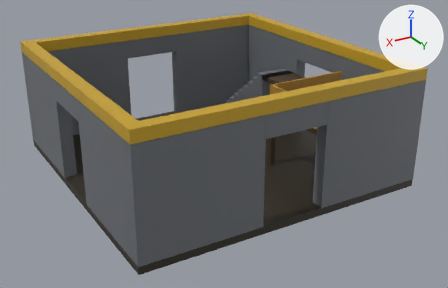
Two versions of the FBX model Assets/_Project/Art/Models/Castle/KeepStairwell.fbx, one commit apart.
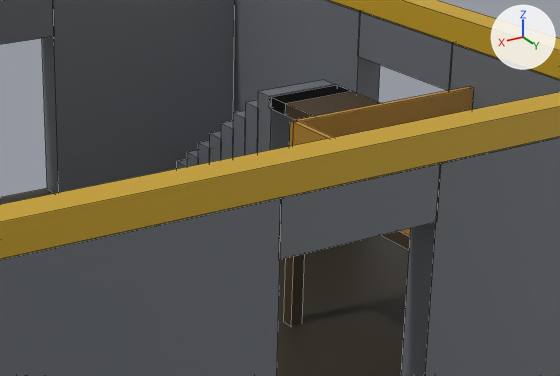
Old and new are each drawn whole from a 50 mm camera at (12.11, 21.39, 11.48) aimed at (-0.25, 0.79, 1.18) and again close up on the part from 35% to 84% of the width and 13% to 64% of the height. The lights are fixed; the arrows at upper right show +X, +Y and +Z. The older version's two pictures come first. The close-ups show mesh edges as thin lines.

Names of what the first close-up shows: 'KeepStairwell'.
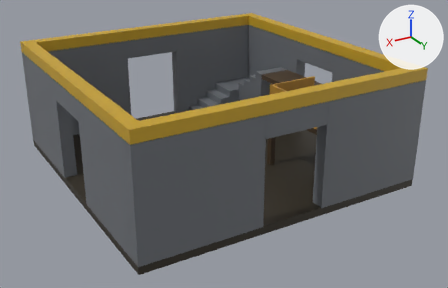
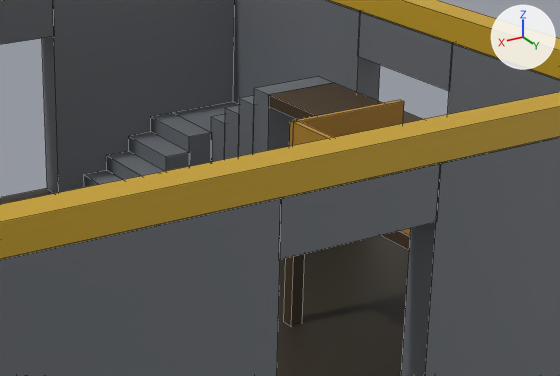
The change, as JSON lines over the scene's bpy script:
```json
{"block": "me_keepstairwellmesh", "where": "me_keepstairwellmesh.from_pydata(...)  # 376 vertices, 272 faces; spans x -6.01..6.01, y -6.01..6.01, z -0.01..4.91"}
{"block": "me_keepstairwellmesh", "where": "# used by ob_keepstairwell; location = (0.0, 0.0, 0.0)"}
{"block": "me_keepstairwellmesh", "where": "# before: 256 (-5.51, 1.8, 2.89), 257 (-5.51, 1.8, 3.81) at pixel (470, 86), 258 (-5.51, 1.9, 2.89), 259 (-5.51, 1.9, 3.81) at pixel (474, 87)"}
{"block": "me_keepstairwellmesh", "change": "me_keepstairwellmesh part 1: the loose piece of 8 vertices spanning x -5.46..-3.94, y -5.26..-4.82, z 0.29..0.63 is scaled about its middle by (0.359, 3.42, 1), then moved by (2.54, 0.29, 0.0)"}
{"block": "me_keepstairwellmesh", "change": "me_keepstairwellmesh part 2: the loose piece of 8 vertices spanning x -5.46..-3.94, y -4.84..-4.39, z 0.29..0.96 is scaled about its middle by (0.359, 3.42, 1), then moved by (2.01, -0.14, 0.0)"}
{"block": "me_keepstairwellmesh", "change": "me_keepstairwellmesh part 3: the loose piece of 8 vertices spanning x -5.46..-3.94, y -4.41..-3.96, z 0.29..1.29 is scaled about its middle by (0.359, 3.42, 1), then moved by (1.49, -0.56, 0.0)"}
{"block": "me_keepstairwellmesh", "change": "me_keepstairwellmesh part 4: the loose piece of 8 vertices spanning x -5.46..-3.94, y -3.99..-3.54, z 0.29..1.61 is scaled about its middle by (0.359, 3.42, 1), then moved by (0.96, -0.99, 0.0)"}
{"block": "me_keepstairwellmesh", "change": "me_keepstairwellmesh part 5: the loose piece of 8 vertices spanning x -5.46..-3.94, y -3.56..-3.12, z 0.29..1.93 is scaled about its middle by (1, 3.42, 0.802), then moved by (-0.05, -1.41, -0.16)"}
{"block": "me_keepstairwellmesh", "change": "me_keepstairwellmesh part 6: the loose piece of 8 vertices spanning x -5.46..-3.94, y -3.13..-2.69, z 0.29..2.26 is scaled about its middle by (1, 1.17, 0.835), then moved by (-0.05, -0.84, -0.16)"}
{"block": "me_keepstairwellmesh", "change": "me_keepstairwellmesh part 7: the loose piece of 8 vertices spanning x -5.46..-3.94, y -2.71..-2.26, z 0.29..2.59 is scaled about its middle by (1, 1.17, 0.858), then moved by (-0.05, -0.76, -0.16)"}
{"block": "me_keepstairwellmesh", "change": "me_keepstairwellmesh part 8: the loose piece of 8 vertices spanning x -5.46..-3.94, y -2.29..-1.84, z 0.29..2.91 is scaled about its middle by (1, 1.17, 0.876), then moved by (-0.05, -0.69, -0.16)"}
{"block": "me_keepstairwellmesh", "change": "me_keepstairwellmesh part 9: the loose piece of 8 vertices spanning x -5.46..-3.94, y -1.86..-1.39, z 2.69..2.91 is scaled about its middle by (1, 1.11, 11.9), then moved by (-0.05, -0.62, -1.2)"}
{"block": "me_keepstairwellmesh", "change": "me_keepstairwellmesh part 10: the loose piece of 8 vertices spanning x -5.46..-3.94, y -1.91..1.91, z 2.69..2.91 is scaled about its middle by (1, 1.05, 1), then moved by (-0.05, 0.0, 0.0)"}
{"block": "me_keepstairwellmesh", "change": "me_keepstairwellmesh part 11"}
{"op": "add", "block": "me_keepstairwellmesh", "code": "for i in [*range(256, 260)]: me_keepstairwellmesh.vertices[i].co += Vector((1.5, 0.0, 0.0))"}
```

Location of each change, [x1, y1, x2, y2] in pixels of the close-ups (560 x 376 px; the box of a moved part takes in the faces that stretch with it):
```json
{"part": 1, "of": "me_keepstairwellmesh", "change": "moved or reshaped", "before": [177, 159, 187, 169], "after": [84, 171, 122, 187], "on screen": "mostly hidden before"}
{"part": 2, "of": "me_keepstairwellmesh", "change": "moved or reshaped", "before": [187, 150, 199, 167], "after": [107, 152, 164, 180], "on screen": "mostly hidden before"}
{"part": 3, "of": "me_keepstairwellmesh", "change": "moved or reshaped", "before": [198, 141, 210, 165], "after": [129, 132, 190, 171]}
{"part": 4, "of": "me_keepstairwellmesh", "change": "moved or reshaped", "before": [209, 131, 222, 162], "after": [151, 113, 212, 166]}
{"part": 5, "of": "me_keepstairwellmesh", "change": "moved or reshaped", "before": [221, 121, 234, 160], "after": [175, 102, 239, 132]}
{"part": 6, "of": "me_keepstairwellmesh", "change": "moved or reshaped", "before": [233, 111, 246, 157], "after": [211, 114, 225, 162]}
{"part": 7, "of": "me_keepstairwellmesh", "change": "moved or reshaped", "before": [245, 100, 259, 155], "after": [224, 105, 240, 159]}
{"part": 8, "of": "me_keepstairwellmesh", "change": "moved or reshaped", "before": [257, 80, 336, 152], "after": [238, 96, 254, 156]}
{"part": 9, "of": "me_keepstairwellmesh", "change": "moved or reshaped", "before": [271, 85, 351, 115], "after": [253, 77, 333, 153]}
{"part": 10, "of": "me_keepstairwellmesh", "change": "moved or reshaped", "before": [269, 85, 381, 120], "after": [269, 83, 423, 123]}
{"part": 11, "of": "me_keepstairwellmesh", "change": "moved or reshaped", "before": [292, 87, 473, 145], "after": [292, 100, 404, 145]}
```
